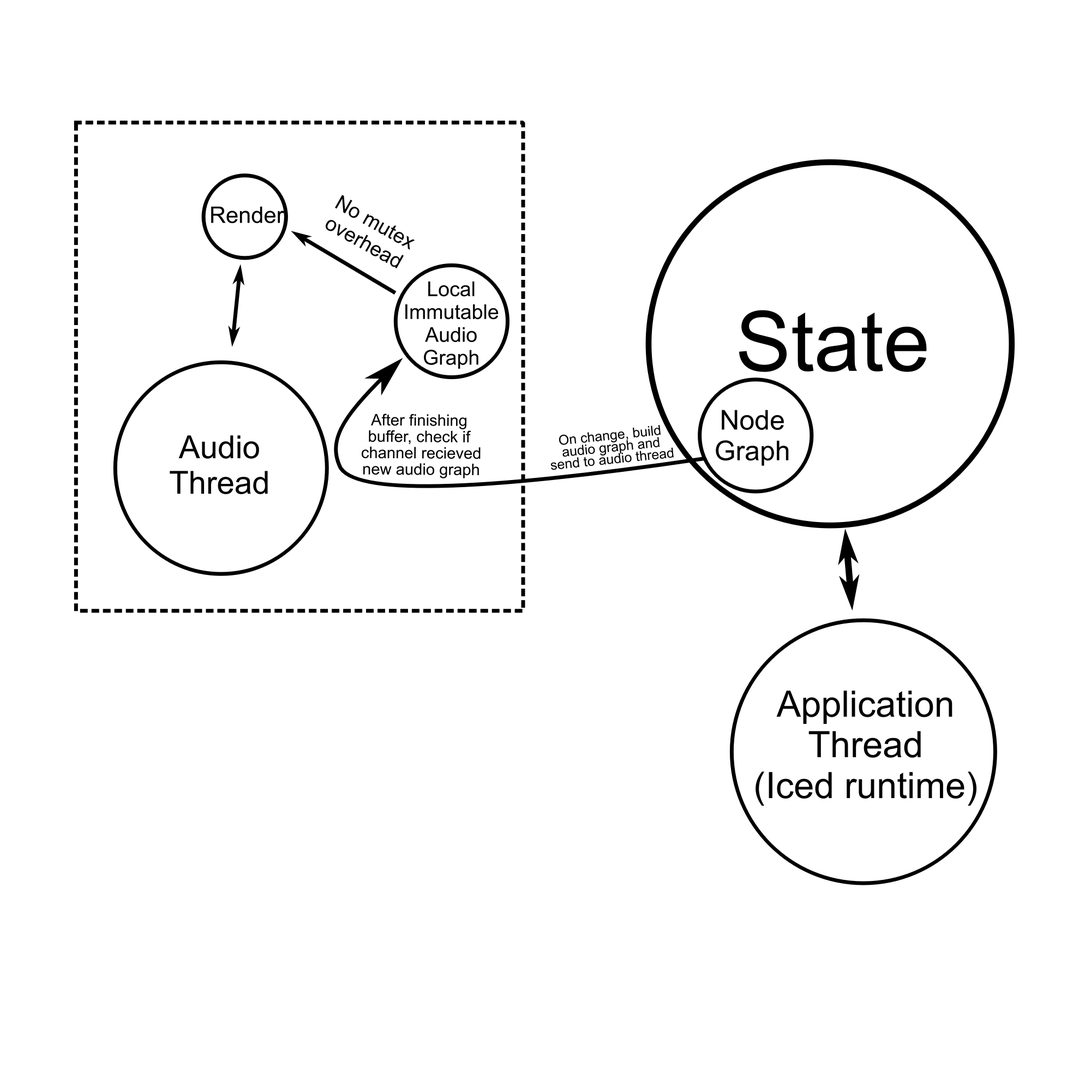
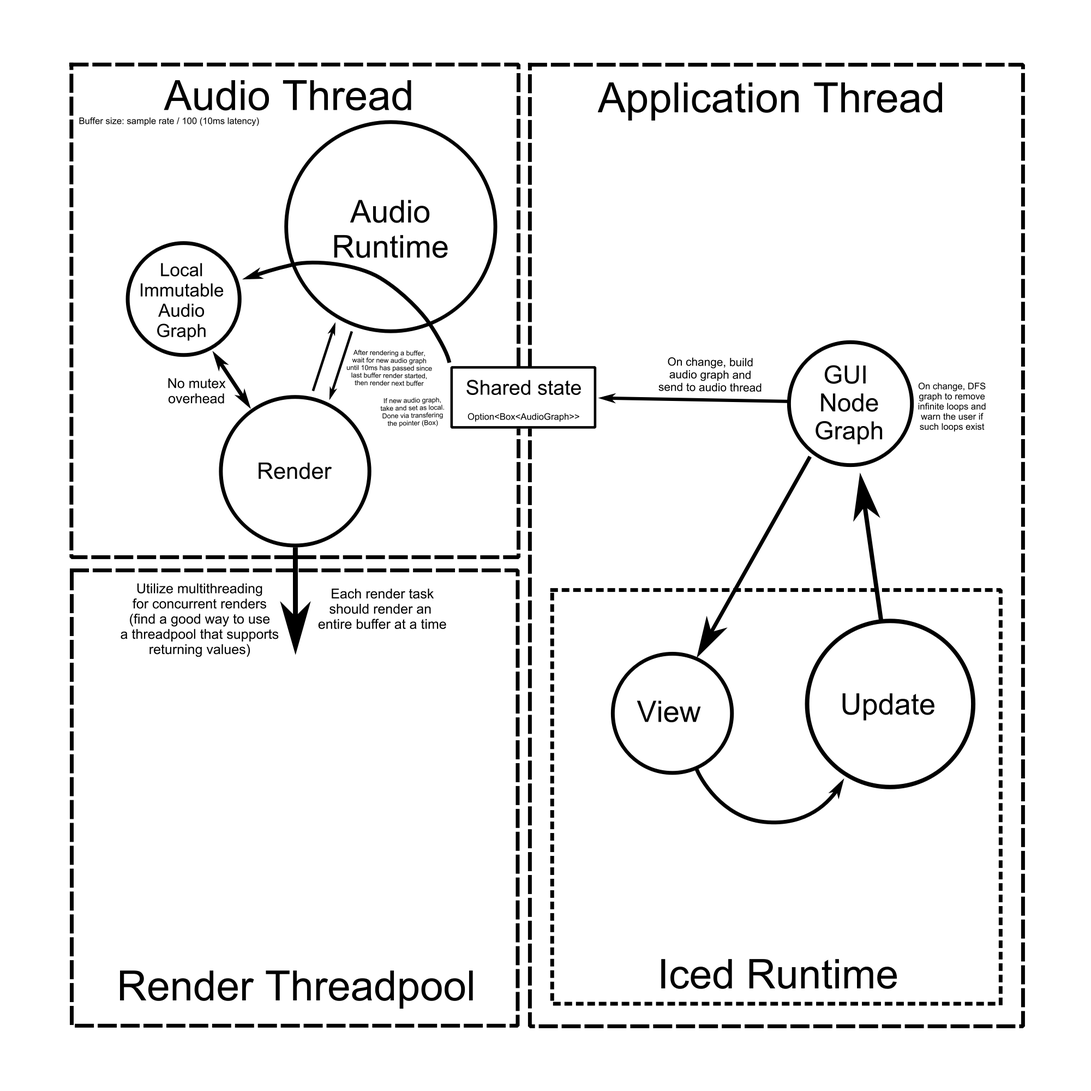
Revision of a layered 1091px x 1091px image; what changed, layer by layer:
pixels changed over [69, 62, 1026, 1029] (layer not identified)
